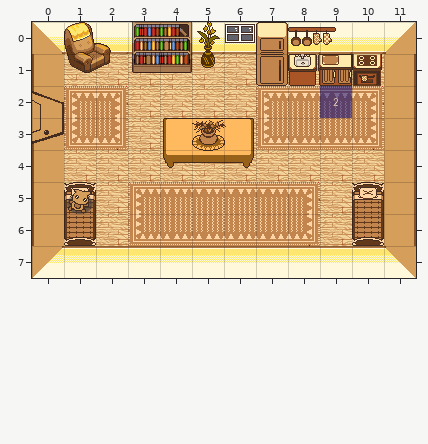
Two states of a Tiled map, bgs/maps/room01.tmx. The first picture shows the starting point.
Cells are 32x32 px. Shown: x 0..11, y 0..7.
The result:
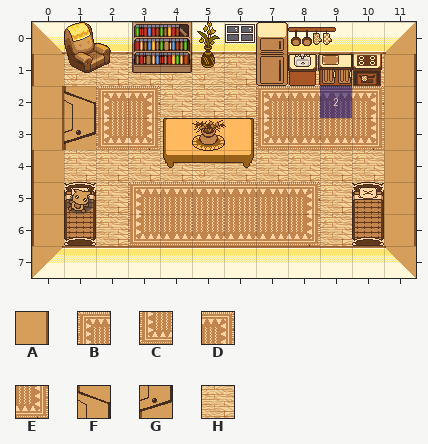
Key: from "room01": A 6, B 23, C 24, D 27, E 28, F 41, G 42, H 44.
_ is an empty cell, . an unchanged one.
Diff:
--- layer "decor"
@@ x 1..3 @@
-2 BDH
-3 CEH
+2 _BD
+3 _CE
--- layer "colliders"
@@ x 0..1 @@
-2 F_
-3 G_
+2 AF
+3 AG
Boxes around the changes in both pictures, in picture pixels (x1, y1, x2, y2):
changed: (32, 86, 160, 150)
